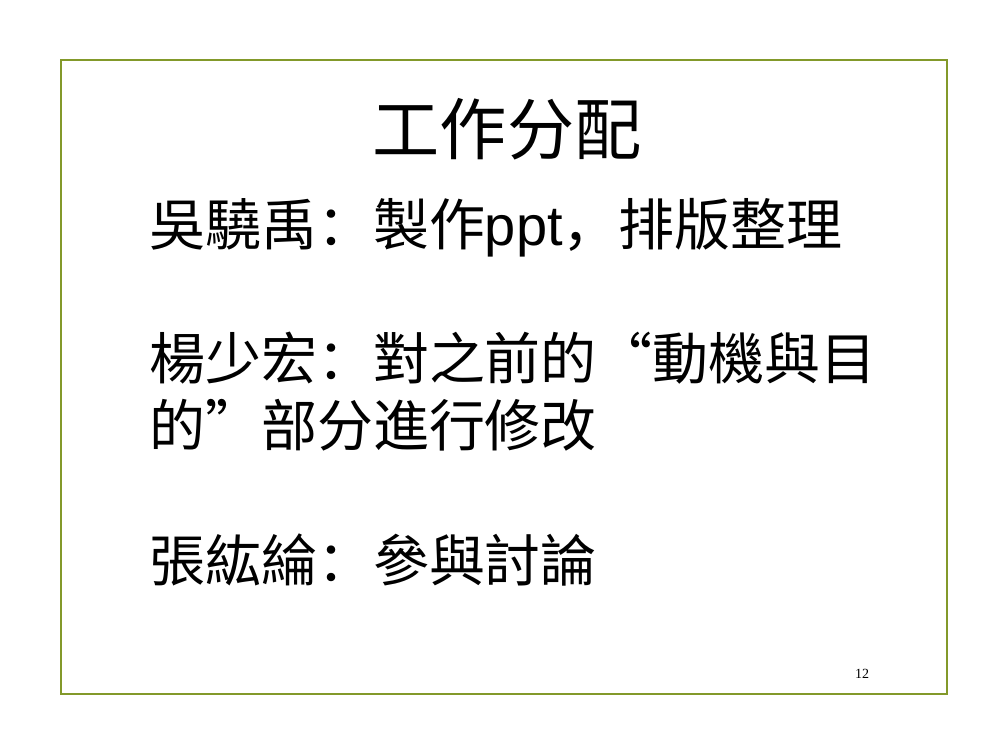
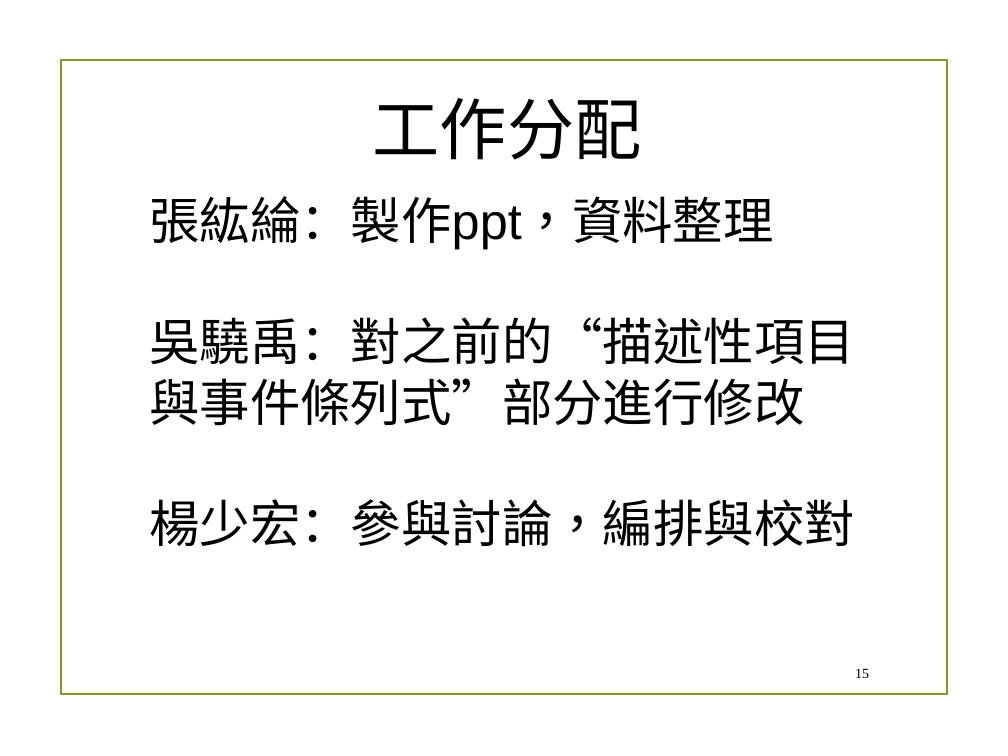
Before and after one commit to chandlerkuo/sharepee, a slide deck: slide 15 of 陀螺儀機車警示裝置.pptx (slide 12 before the commit). Drawn at 1008x756 pixels with LibreOffice and Linux fonts; fonts in the diff are those of the drawing; background and template pictures are left out. Boxes give left, top, right and bottom in pixels: in the first picture for what was removed or moved away, otherwise in the second. Text is boxed around its words. In the diff, an @@ line names an element or a change of style, - is before the commit and + after.

```diff
--- a/陀螺儀機車警示裝置.pptx
+++ b/陀螺儀機車警示裝置.pptx
@@ text at bbox=[149, 196, 855, 547]: text changed; size 40 to 36 pt @@
-吳驍禹：製作ppt，排版整理
-楊少宏：對之前的“動機與目的”部分進行修改
-張紘綸：參與討論
+張紘綸：製作ppt，資料整理
+吳驍禹：對之前的“描述性項目與事件條列式”部分進行修改
+楊少宏：參與討論，編排與校對
@@ page number at bbox=[855, 668, 869, 678]: text changed @@
-12
+15
```
Also in this commit, not shown: 3 other slides changed, 3 slides added.
